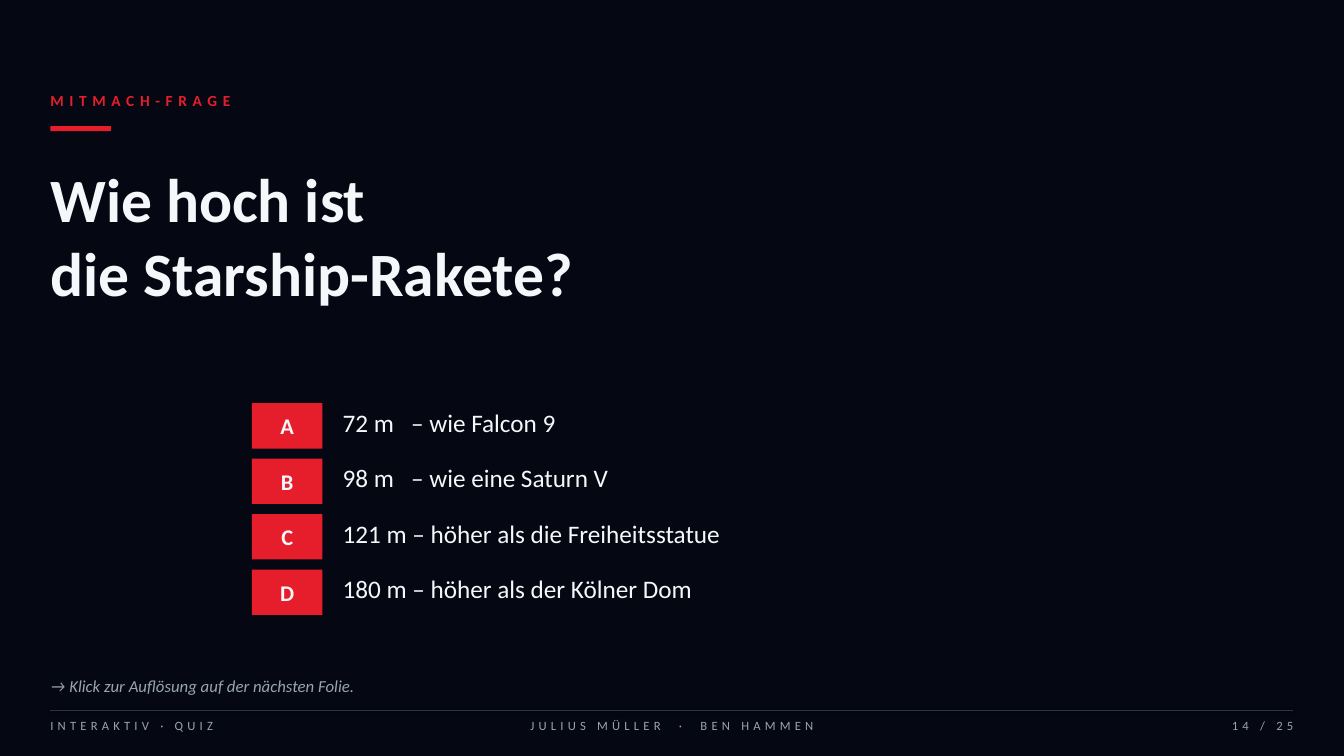
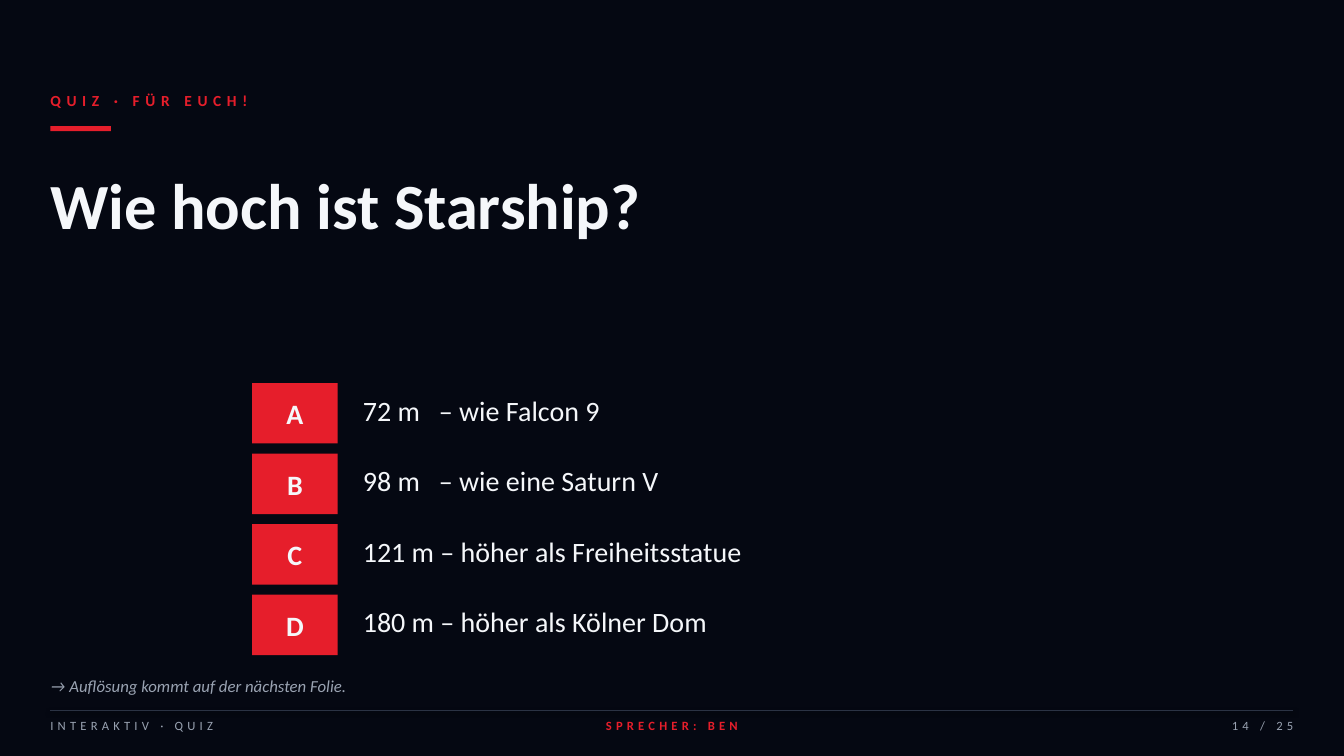
Before and after one commit to Benjibubu/Pr-si-Mathe-, a slide deck: slide 14 of SpaceX_Praesentation_Mueller_Hammen.pptx. Drawn at 1344x756 pixels with LibreOffice and Linux fonts; fonts in the diff are those of the drawing. Boxes give left, top, right and bottom in pixels: in the first picture for what was removed or moved away, otherwise in the second. Text is boxed around its words. In the diff, an @@ line names an element or a change of style, - is before the commit and + after.

Commit message:
v2: minimaler Text, grosse Bildplatzhalter, 3 Histogramme + Sprecherskripte
- Slides: weniger Text, mehr Stichpunkte, mehr Atem zum Reden
- Bildplatzhalter: gross, dezent gerastert, klar nummeriert (BILD 01-08),
  mit Beschreibung und Format-Hinweis (Hochformat / 16:9 etc.)
- 3 echte Balkendiagramme: Kosten/kg, Starlink-Wachstum, Starts/Jahr
- Datum-Chips ueber jedem Kapitel (Stand, Zeitraum)
- Footer zeigt jetzt Sprecher pro Folie (BEN / JULIUS / BEIDE)
- Ben.txt: vollstaendiges Sprechskript mit Cues und Uebergaben
- Julius.txt: ebenso, ergaenzend abgestimmt (gleicher Anteil)

```diff
--- a/SpaceX_Praesentation_Mueller_Hammen.pptx
+++ b/SpaceX_Praesentation_Mueller_Hammen.pptx
@@ text at (x1=50, y1=93, x2=247, y2=108): text changed @@
-MITMACH-FRAGE
+QUIZ · FÜR EUCH!
@@ text at (x1=50, y1=183, x2=640, y2=239): text changed; size 44 to 46 pt @@
-Wie hoch ist
-die Starship-Rakete?
+Wie hoch ist Starship?
@@ text "A" moved from (x1=280, y1=419, x2=294, y2=434) to (x1=286, y1=406, x2=303, y2=424) @@
@@ rectangle resized from (x1=252, y1=403, x2=323, y2=449) to (x1=252, y1=383, x2=338, y2=444) @@
@@ text "72 m – wie Falcon ..." at (x1=363, y1=401, x2=599, y2=421): size 18 to 20 pt @@
@@ text "72 m – wie Falcon ..." moved from (x1=343, y1=414, x2=556, y2=432) to (x1=363, y1=401, x2=599, y2=421) @@
@@ rectangle resized from (x1=252, y1=459, x2=323, y2=504) to (x1=252, y1=454, x2=338, y2=514) @@
@@ text "98 m – wie eine ..." moved from (x1=343, y1=469, x2=608, y2=487) to (x1=363, y1=471, x2=658, y2=492) @@
@@ text "98 m – wie eine ..." at (x1=363, y1=471, x2=658, y2=492): size 18 to 20 pt @@
@@ text "C" moved from (x1=281, y1=530, x2=293, y2=545) to (x1=287, y1=546, x2=302, y2=565) @@
@@ rectangle resized from (x1=252, y1=514, x2=323, y2=560) to (x1=252, y1=524, x2=338, y2=585) @@
@@ text at (x1=363, y1=542, x2=741, y2=563): text changed; size 18 to 20 pt @@
-121 m – höher als die Freiheitsstatue
+121 m – höher als Freiheitsstatue
@@ size 16 to 20 pt in 4 elements at (x1=287, y1=477, x2=303, y2=495), (x1=286, y1=406, x2=303, y2=424), (x1=287, y1=546, x2=302, y2=565), (x1=286, y1=618, x2=304, y2=636) @@
@@ text "D" moved from (x1=280, y1=586, x2=294, y2=601) to (x1=286, y1=618, x2=304, y2=636) @@
@@ rectangle resized from (x1=252, y1=570, x2=323, y2=615) to (x1=252, y1=595, x2=338, y2=655) @@
@@ text at (x1=363, y1=612, x2=706, y2=633): text changed; size 18 to 20 pt @@
-180 m – höher als der Kölner Dom
+180 m – höher als Kölner Dom
@@ text at (x1=69, y1=680, x2=346, y2=695): text changed @@
-→ Klick zur Auflösung auf der nächsten Folie.
+→ Auflösung kommt auf der nächsten Folie.
@@ text at (x1=606, y1=721, x2=738, y2=730): text changed; text colour #9AA3B2 to #E61E2B; bold on @@
-JULIUS MÜLLER · BEN HAMMEN
+SPRECHER: BEN
```
Also in this commit, not shown: 22 other slides changed, 2 slides added, 2 slides removed, 3 other files.
